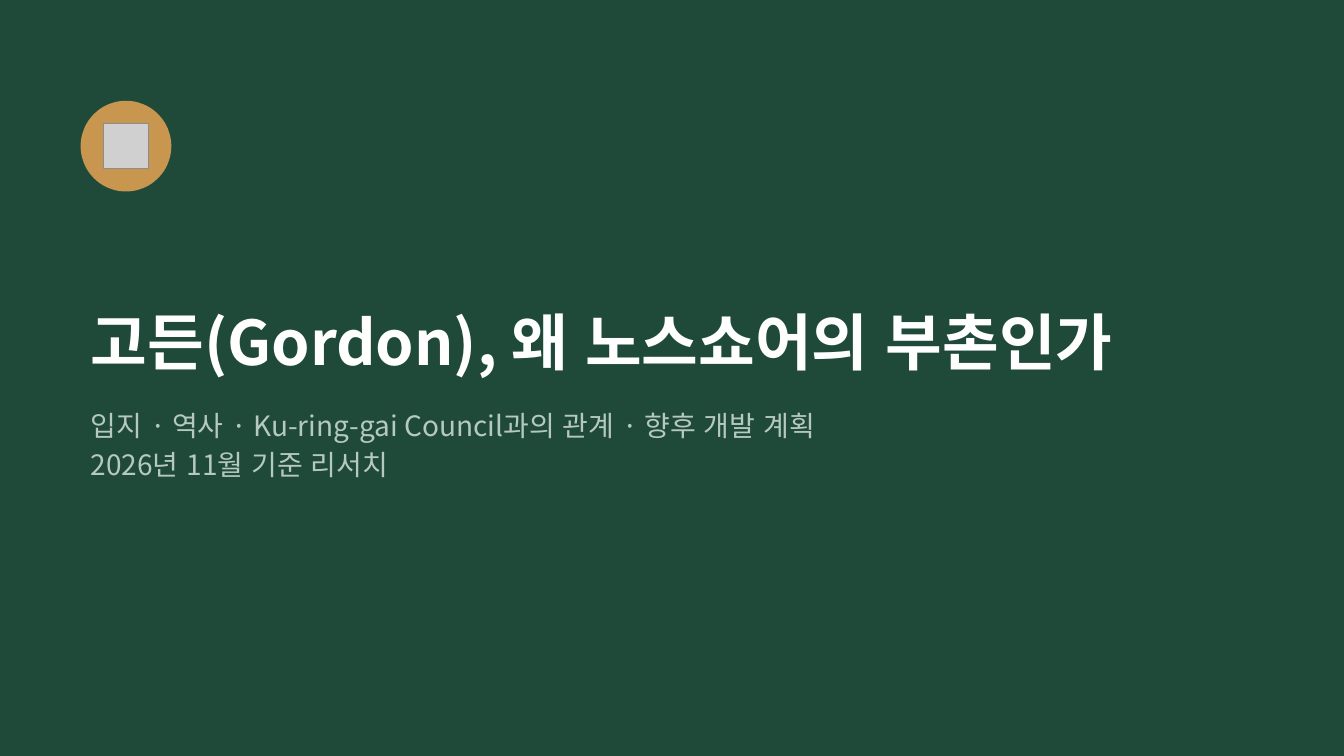
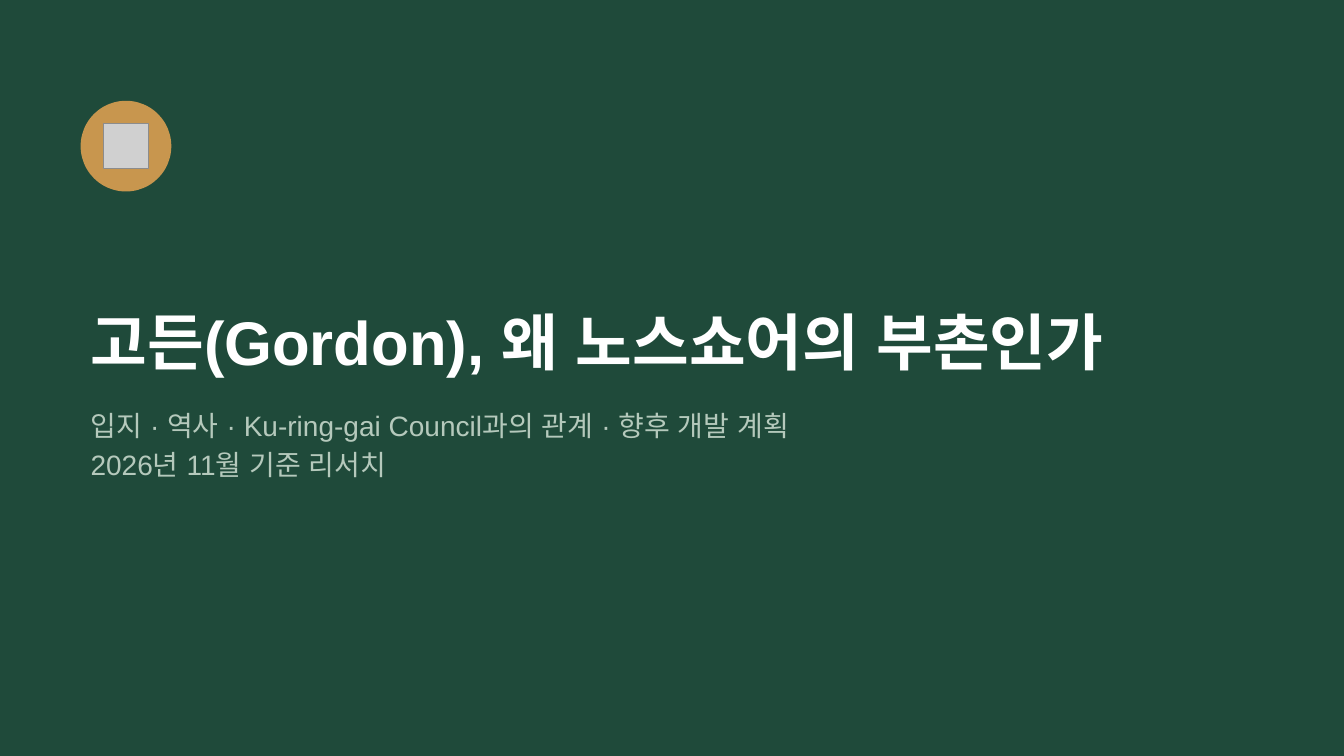
Before and after one commit to dlekrud105-cell/Mia, a slide deck: slide 1 of gordon/Gordon_부동산_분석.pptx. Drawn at 1344x756 pixels with LibreOffice and Linux fonts; fonts in the diff are those of the drawing; grey boxes stand for pictures. Boxes give left, top, right and bottom in pixels: in the first picture for what was removed or moved away, otherwise in the second. Text is boxed around its words. In the diff, an @@ line names an element or a change of style, - is before the commit and + after.

```diff
--- a/gordon/Gordon_부동산_분석.pptx
+++ b/gordon/Gordon_부동산_분석.pptx
@@ title "고든(Gordon), 왜 노스쇼어의 부촌인가" at [91, 313, 1103, 378]: font Noto Sans CJK KR to Arial @@
@@ text "입지 · 역사 · Ku-ring-gai ..." at [91, 412, 789, 477]: font Noto Sans CJK KR to Arial @@
```
Also in this commit, not shown: 15 other slides changed, 2 other files.
